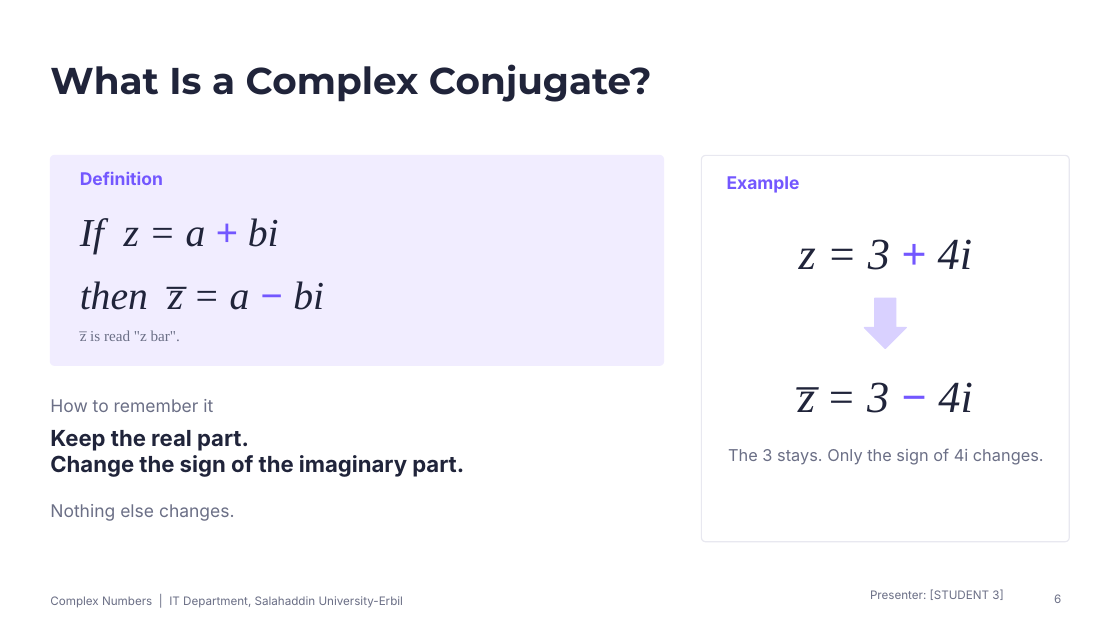
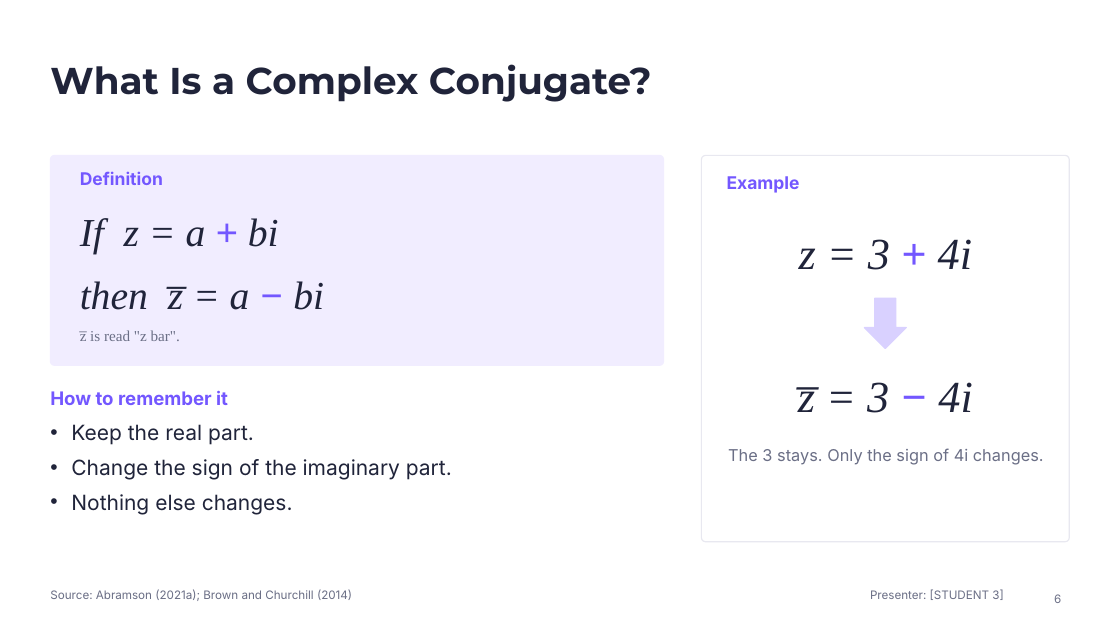
Before and after one commit to qaessafty-arch/shalaw, a slide deck: slide 6 of Complex_Numbers_Conjugate_and_Absolute_Value.pptx. Drawn at 1120x630 pixels with LibreOffice and Linux fonts; fonts in the diff are those of the drawing. Boxes give left, top, right and bottom in pixels: in the first picture for what was removed or moved away, otherwise in the second. Text is boxed around its words. In the diff, an @@ line names an element or a change of style, - is before the commit and + after.

```diff
--- a/Complex_Numbers_Conjugate_and_Absolute_Value.pptx
+++ b/Complex_Numbers_Conjugate_and_Absolute_Value.pptx
@@ text "How to remember it": place and size @@
-text "How to remember it" at [50, 399, 213, 412]
+text "How to remember it" at [50, 391, 228, 405]
@@ text "How to remember it" at [50, 391, 228, 405]: size 15 to 16 pt, text colour #6B6F86 to #7357FF, bold on @@
@@ text at [71, 424, 452, 480]: size 19 to 18 pt, bold off in "Keep the real part.", "Change the sign of the imaginary part."; bullet none to •; more space between paragraphs @@
@@ text removed at [50, 504, 235, 521] @@
-Nothing else changes.
@@ text at [71, 494, 293, 515]: paragraph added @@
+• Nothing else changes.
@@ text removed at [50, 596, 403, 608] @@
-Complex Numbers | IT Department, Salahaddin University-Erbil
@@ text added at [50, 589, 352, 601], 10 pt, text #6B6F86 @@
+Source: Abramson (2021a); Brown and Churchill (2014)
```
Also in this commit, not shown: 16 other slides changed, 7 other files.
